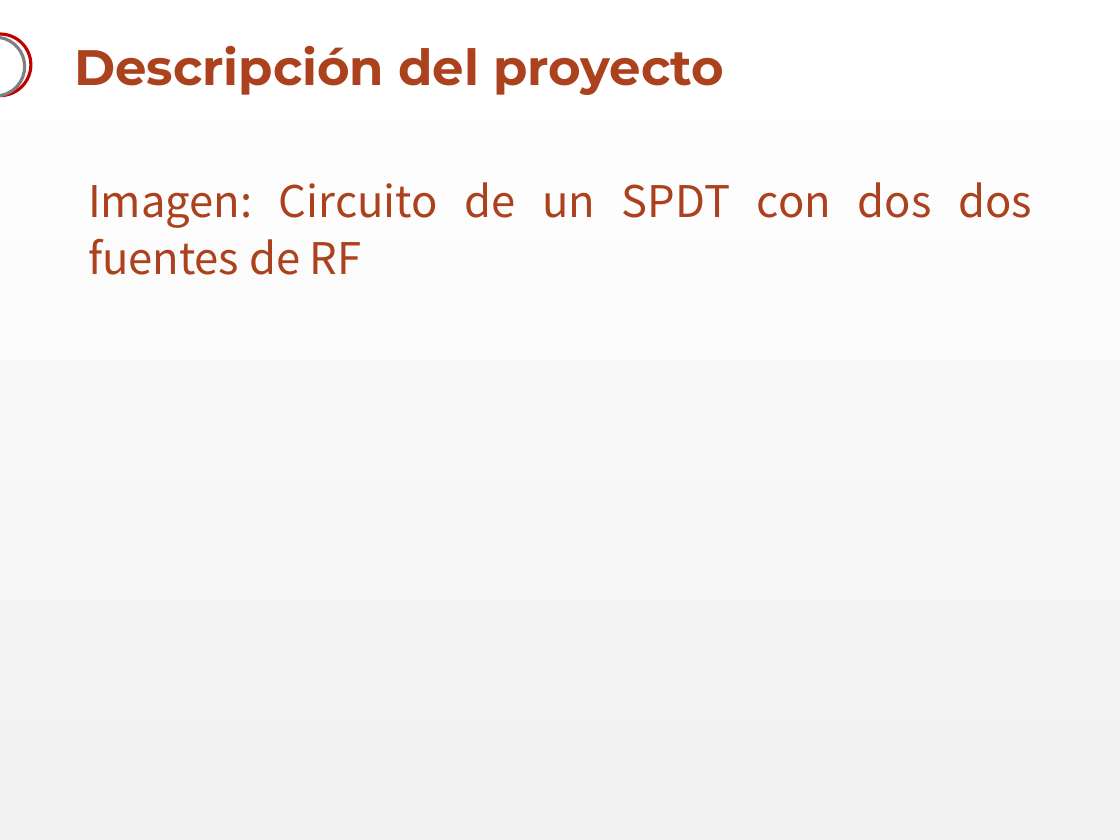
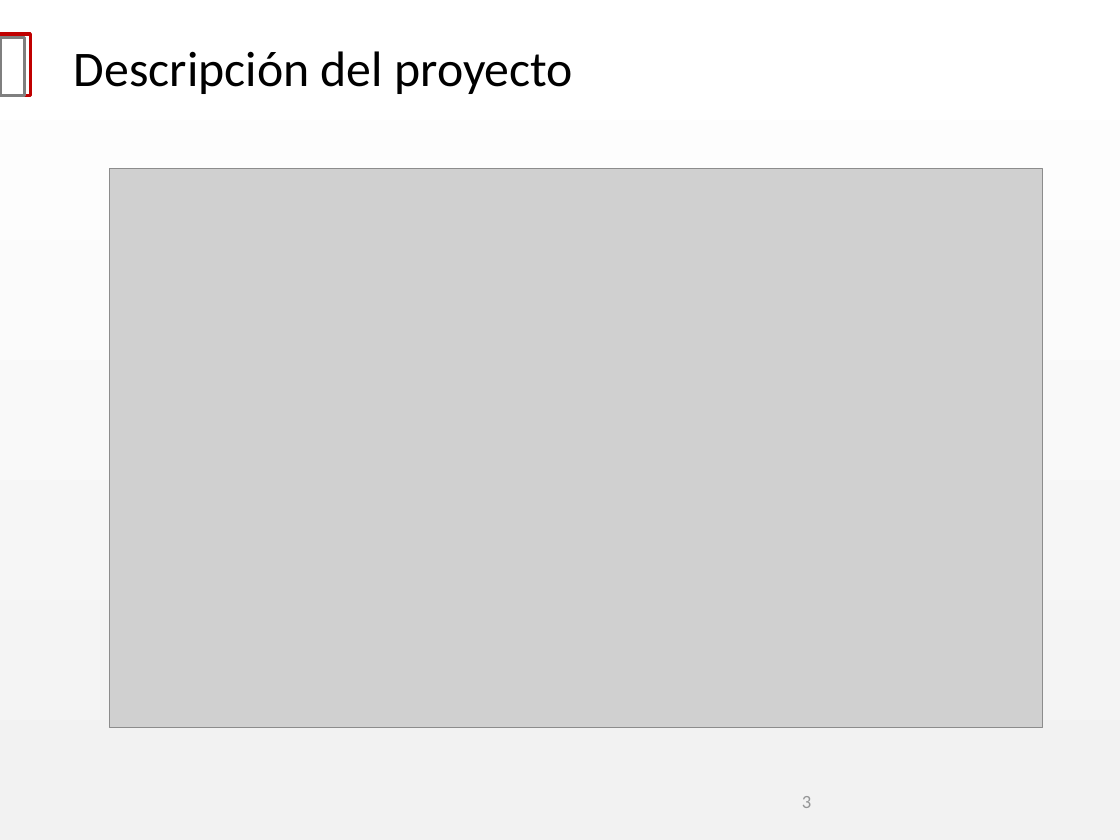
Before and after one commit to akukulanski/RF_Switch_3GHz, a slide deck: slide 3 of Presentación/RF Switch.pptx. Drawn at 1120x840 pixels with LibreOffice and Linux fonts; fonts in the diff are those of the drawing; grey boxes stand for pictures; background and template pictures are left out. Boxes give left, top, right and bottom in pixels: in the first picture for what was removed or moved away, otherwise in the second. Text is boxed around its words. In the diff, an @@ line names an element or a change of style, - is before the commit and + after.

Commit message:
Actualización imagenes presentación

```diff
--- a/Presentación/RF Switch.pptx
+++ b/Presentación/RF Switch.pptx
@@ text "Descripción del proyecto" at box(74, 51, 573, 94): font Montserrat to Calibri, text colour #AC411D to #000000, bold off; line spacing 0.9 to 1 @@
@@ freeform shape removed at box(0, 34, 31, 95) @@
@@ freeform shape removed at box(0, 38, 25, 96) @@
@@ rectangle added at box(0, 34, 31, 95), outline #C00000 2.01 pt @@
@@ rectangle added at box(0, 38, 25, 96), outline #7F7F7F 2.01 pt @@
@@ picture added at box(109, 169, 1043, 728) @@
@@ text removed at box(88, 182, 1032, 275) @@
-Imagen: Circuito de un SPDT con dos dos fuentes de RF
@@ page number added at box(802, 796, 811, 808), 12 pt, text #949596 @@
+3
```
Also in this commit, not shown: 6 other slides changed, 8 slides added, 5 slides removed, 14 other files.
